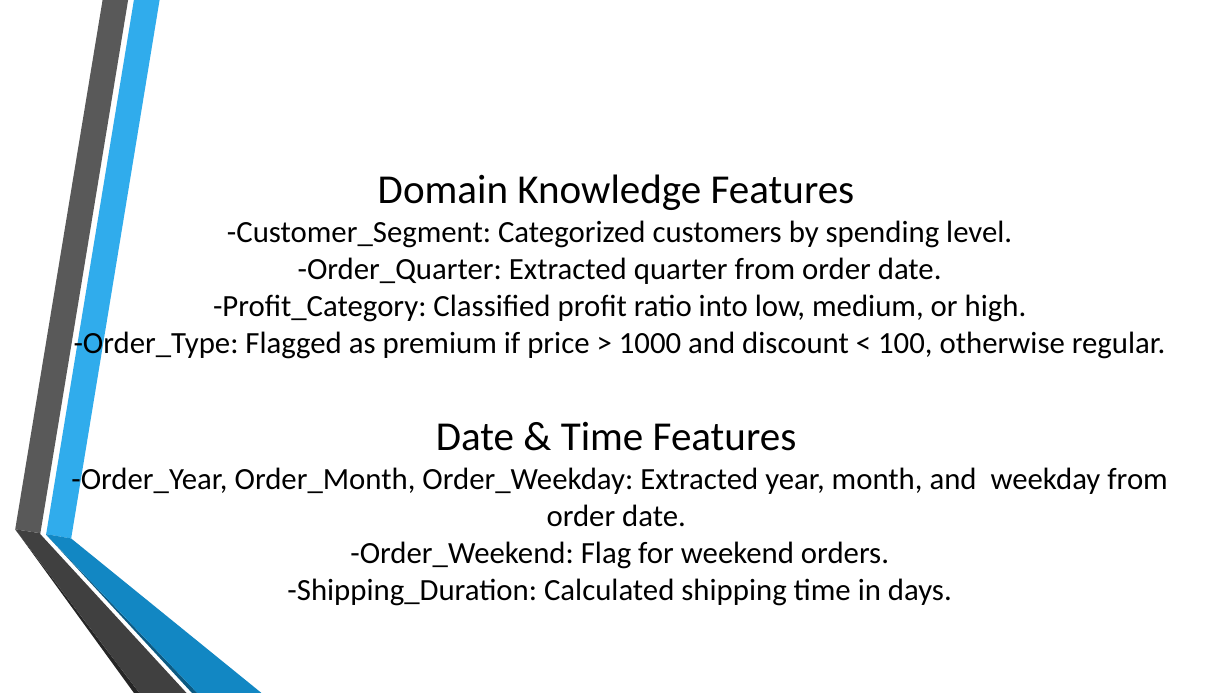
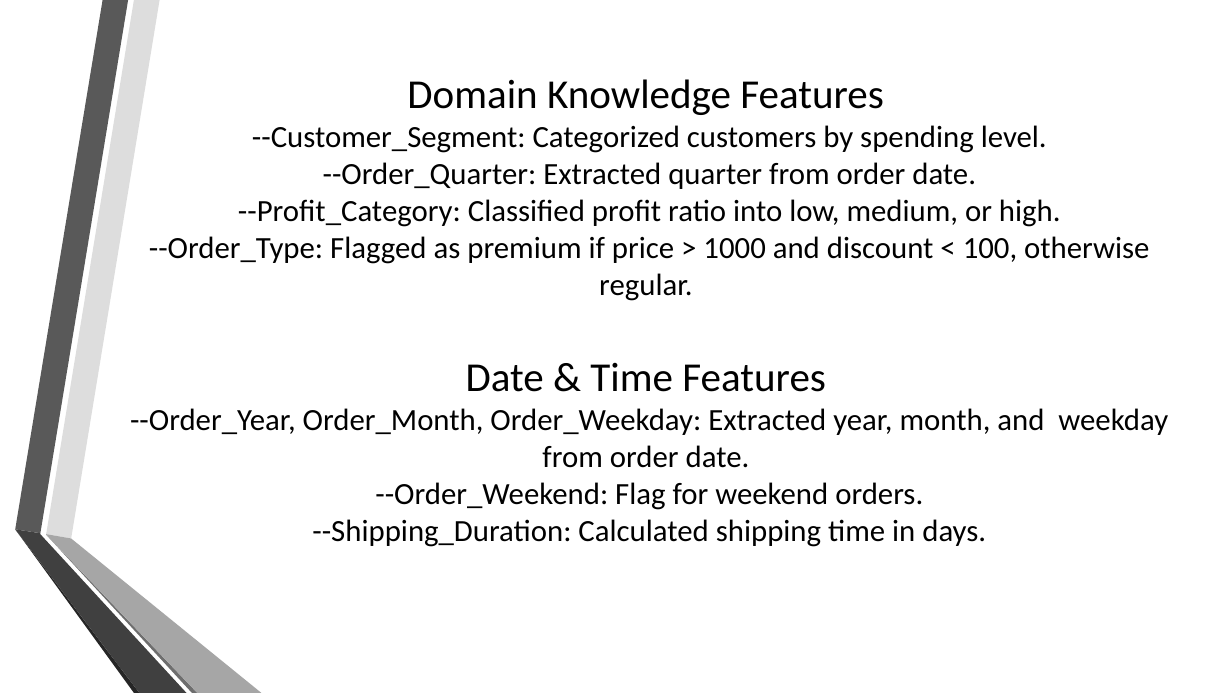
Before and after one commit to mariam530/supply-chain-project, a slide deck: slide 14 of New Microsoft PowerPoint Presentation.pptx. Drawn at 1232x693 pixels with LibreOffice and Linux fonts; fonts in the diff are those of the drawing; background and template pictures are left out. Boxes give left, top, right and bottom in pixels: in the first picture for what was removed or moved away, otherwise in the second. Text is boxed around its words. In the diff, an @@ line names an element or a change of style, - is before the commit and + after.

```diff
--- a/New Microsoft PowerPoint Presentation.pptx
+++ b/New Microsoft PowerPoint Presentation.pptx
@@ freeform shape at (46, 0, 160, 539): fill #30ACEC to #DDDDDD @@
@@ title at (130, 79, 1168, 547): text changed @@
-Domain Knowledge Features
--Customer_Segment: Categorized customers by spending level.
--Order_Quarter: Extracted quarter from order date.
--Profit_Category: Classified profit ratio into low, medium, or high.
--Order_Type: Flagged as premium if price > 1000 and discount < 100, otherwise regular.
-Date & Time Features
--Order_Year, Order_Month, Order_Weekday: Extracted year, month, and weekday from order date.
--Order_Weekend: Flag for weekend orders.
--Shipping_Duration: Calculated shipping time in days.
+Domain Knowledge Features
+--Customer_Segment: Categorized customers by spending level.
+--Order_Quarter: Extracted quarter from order date.
+--Profit_Category: Classified profit ratio into low, medium, or high.
+--Order_Type: Flagged as premium if price > 1000 and discount < 100, otherwise regular.
+Date & Time Features
+--Order_Year, Order_Month, Order_Weekday: Extracted year, month, and weekday from order date.
+--Order_Weekend: Flag for weekend orders.
+--Shipping_Duration: Calculated shipping time in days.
@@ freeform shape at (46, 535, 198, 693): fill #0C5A82 to #6E6E6E @@
@@ freeform shape at (46, 534, 262, 693): fill #1287C3 to #A6A6A6 @@
```
Also in this commit, not shown: 33 other slides changed, 5 slides added.
